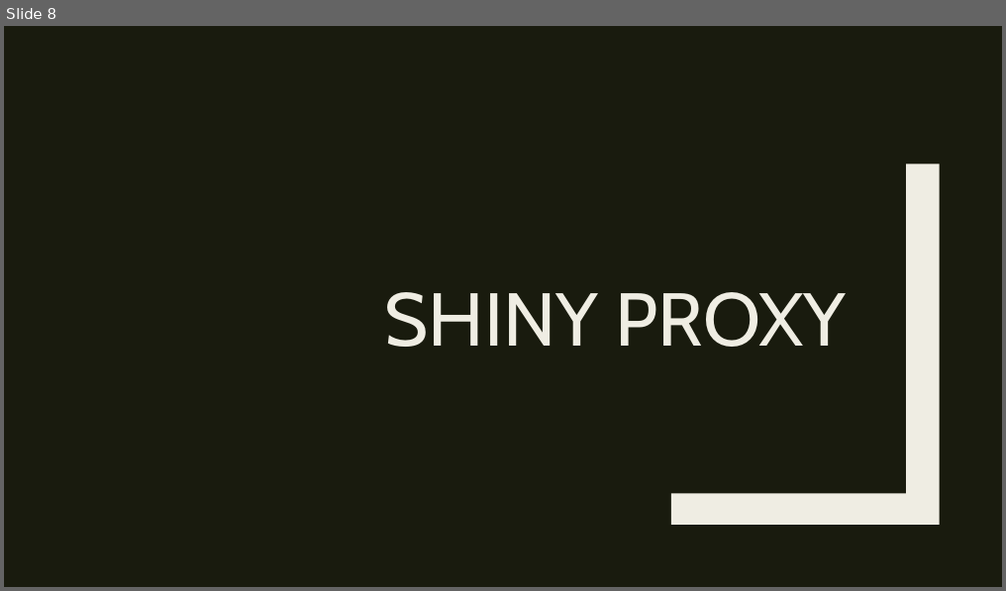
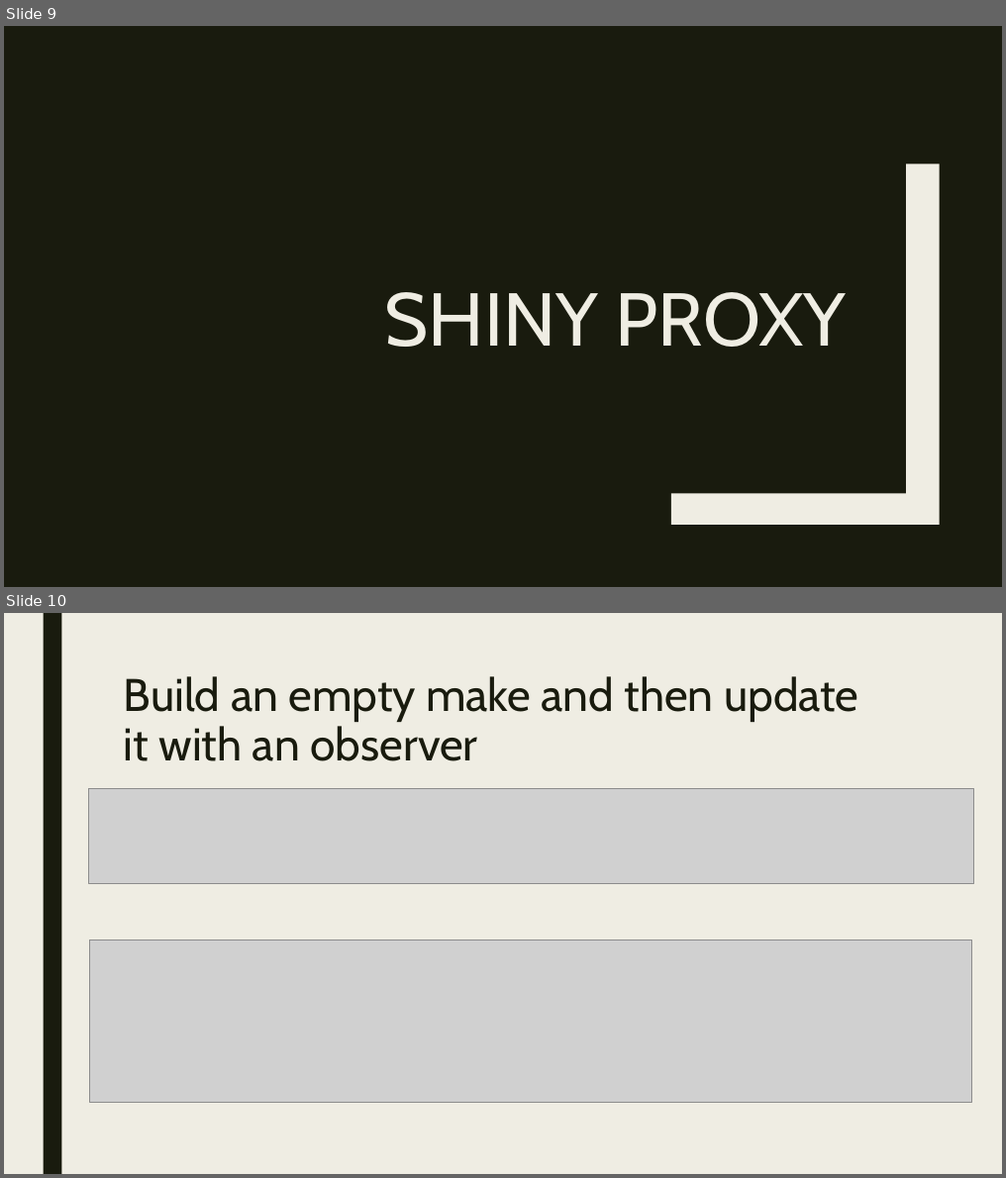
Before and after one commit to RforOperations2018/Class_10-Leaflet-Shiny, a slide deck: Class 10.pptx. Shown one above the other, each under a label of ours: slide 8 before the commit, slides 9 and 10 after it. The pictures are 1006x591 and 1006x1178 pixels, drawn with LibreOffice and Linux fonts; fonts in the diff are those of the drawing; grey boxes stand for pictures. Boxes give left, top, right and bottom in pixels: in the first picture for what was removed or moved away, otherwise in the second. Text is boxed around its words. In the diff, an @@ line names an element or a change of style, - is before the commit and + after.

```diff
--- a/Class 10.pptx
+++ b/Class 10.pptx
@@ slide 10 added at (4, 613, 1002, 1174), background #EFEDE3 @@
@@ rectangle added at (43, 613, 61, 1174), fill #191B0E @@
@@ title added at (124, 676, 858, 761), 44 pt, text #191B0E @@
+Build an empty make and then update it with an observer
@@ picture added at (88, 789, 974, 883) @@
@@ picture added at (90, 940, 972, 1103) @@
@@ what was slide 8 is now slide 9 @@
```
Also in this commit, not shown: 3 slides changed, 7 other slides added, 4 slides removed, 1 other file.
